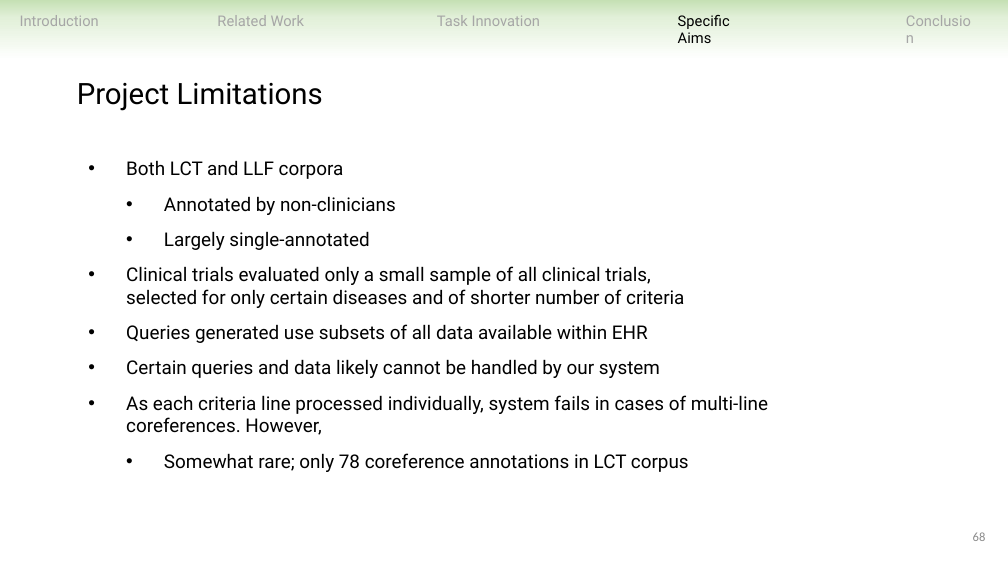
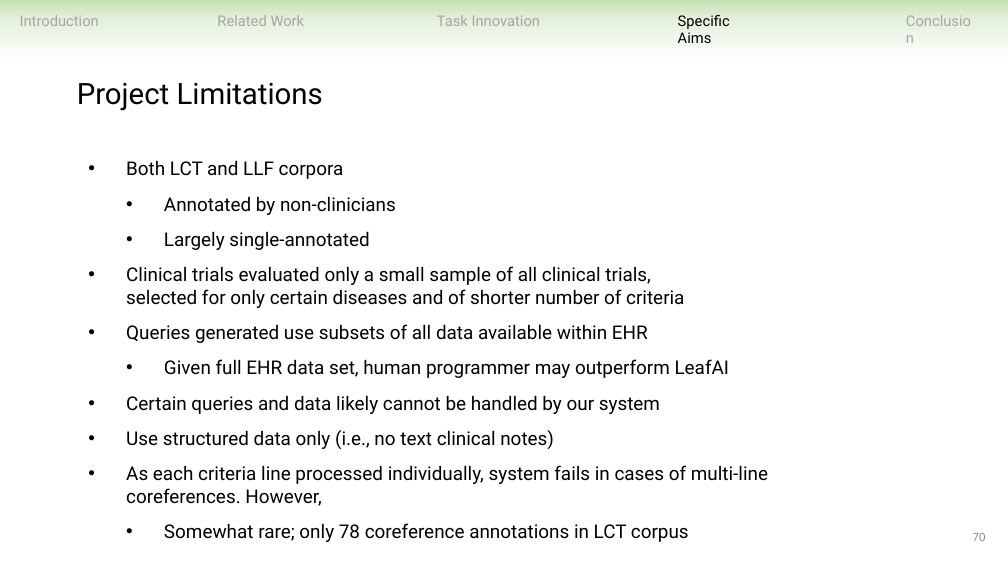
Before and after one commit to ndobb/dissertation, a slide deck: slide 70 of 4_general_exam/presentation/nic_dobbins_general_exam.pptx (slide 68 before the commit). Drawn at 1008x567 pixels with LibreOffice and Linux fonts; fonts in the diff are those of the drawing. Boxes give left, top, right and bottom in pixels: in the first picture for what was removed or moved away, otherwise in the second. Text is boxed around its words. In the diff, an @@ line names an element or a change of style, - is before the commit and + after.

```diff
--- a/4_general_exam/presentation/nic_dobbins_general_exam.pptx
+++ b/4_general_exam/presentation/nic_dobbins_general_exam.pptx
@@ text at [164,359,729,378]: paragraph added @@
+  • Given full EHR data set, human programmer may outperform LeafAI
@@ text at [126,430,554,449]: paragraph added @@
+• Use structured data only (i.e., no text clinical notes)
@@ page number at [973,533,986,541]: text changed @@
-68
+70
```
Also in this commit, not shown: 17 other slides changed, 3 slides added, 2 slides removed.
